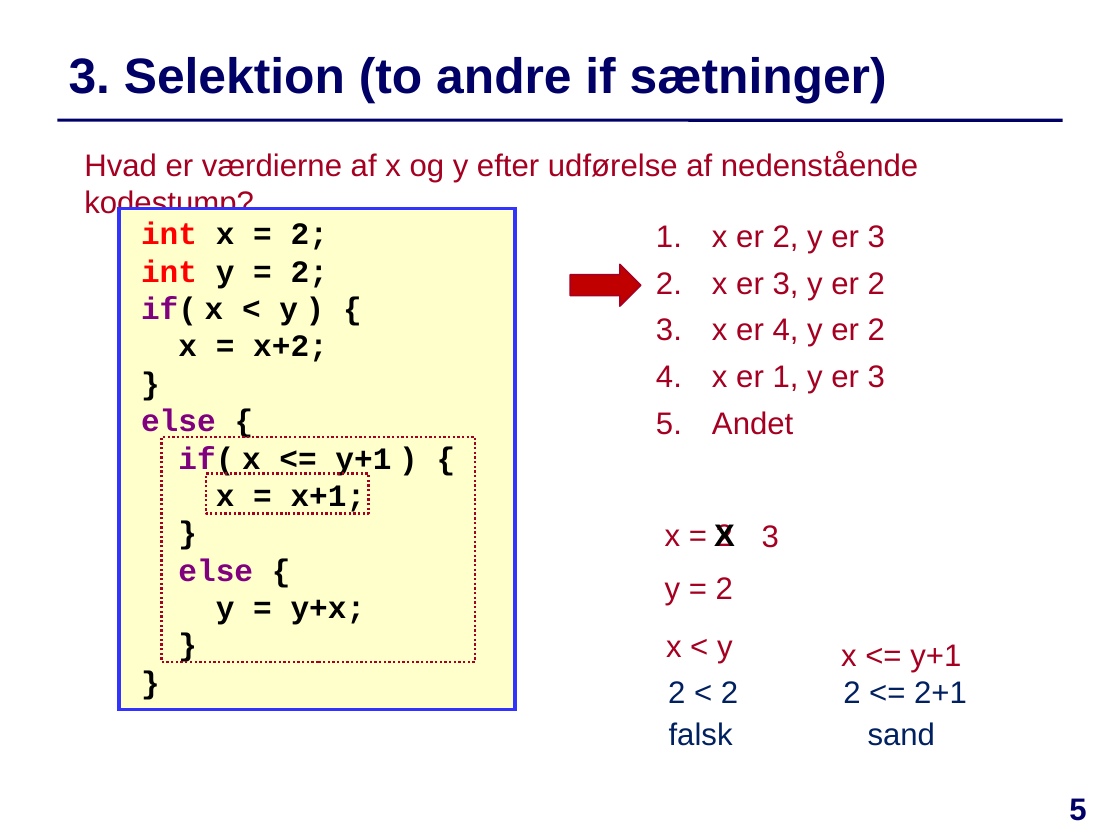
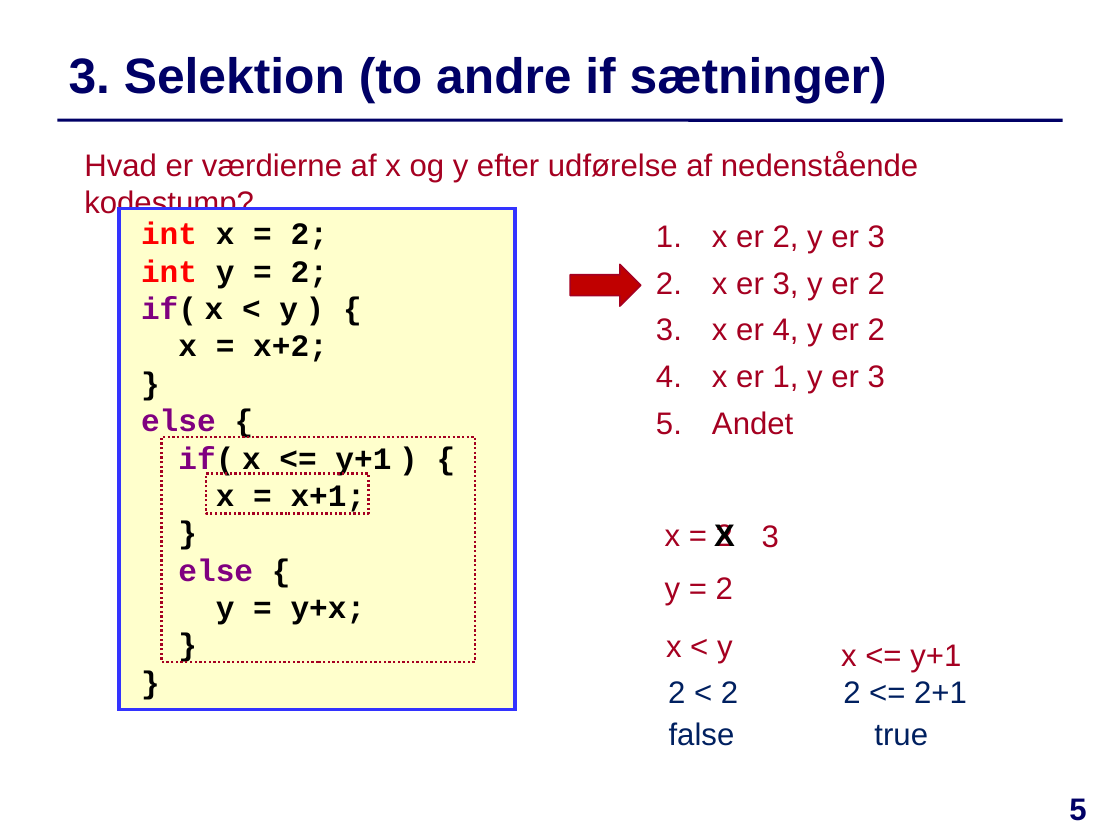
Before and after one commit to IntProgAU/Materiale, a slide deck: slide 5 of web/e21/uge_2b/Quiz-Uge2-Torsdag.pptx. Drawn at 1120x840 pixels with LibreOffice and Linux fonts; fonts in the diff are those of the drawing. Boxes give left, top, right and bottom in pixels: in the first picture for what was removed or moved away, otherwise in the second. Text is boxed around its words. In the diff, an @@ line names an element or a change of style, - is before the commit and + after.

```diff
--- a/web/e21/uge_2b/Quiz-Uge2-Torsdag.pptx
+++ b/web/e21/uge_2b/Quiz-Uge2-Torsdag.pptx
@@ text at bbox=[669, 722, 735, 746]: text changed @@
-falsk
+false
@@ text at bbox=[874, 725, 928, 746]: text changed @@
-sand
+true
```
Also in this commit, not shown: 2 other slides changed, 5 other files.
